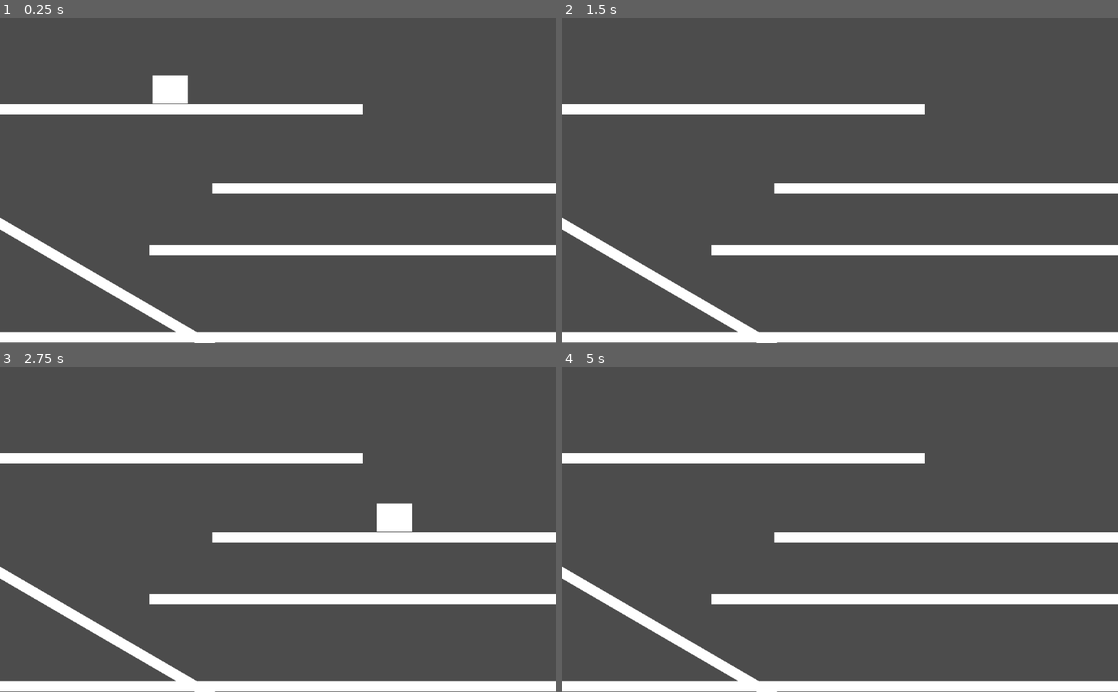
Above: before the commit, frames 1-4 (two rows, left to right).
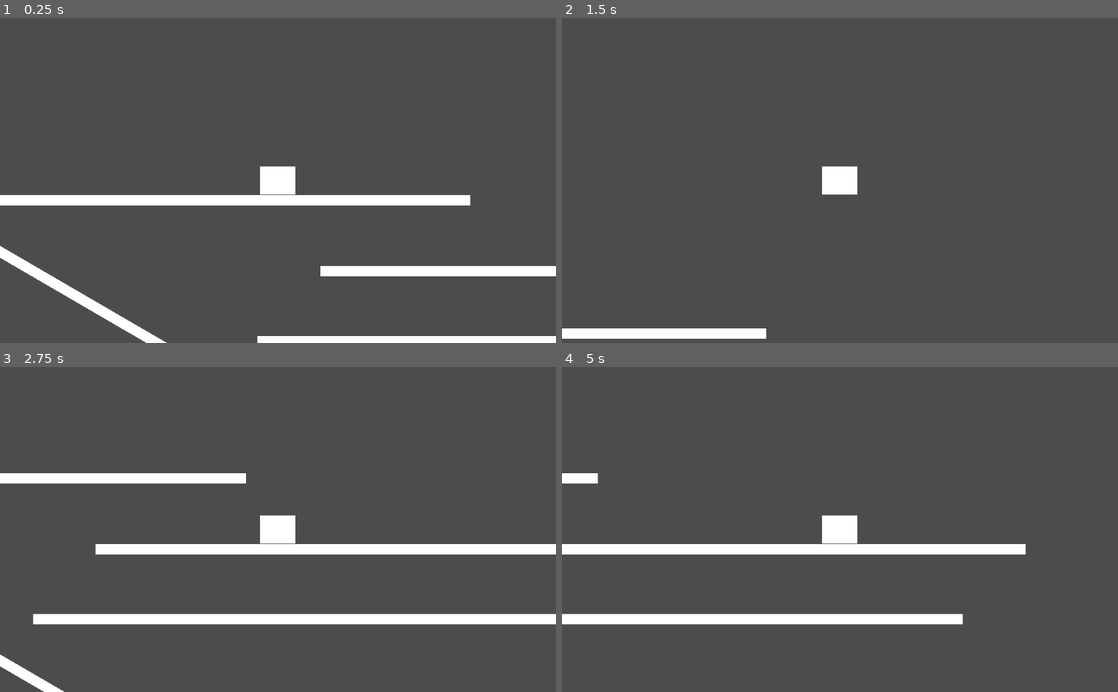
Above: after the commit, the same moments.

Repository: leo1mml/godot-studies
Game: Godot game, scene res://Main.tscn
The game is run twice, just before and just after one commit, with the same random seed, the same clock (stepped at 60 frames per second) and the same inputs.
Inputs:
- Up to frame 1 (0.25 s): no input
- Up to frame 2 (1.5 s): tap Enter at 0.5 s; hold Right (ui_right) from 0.53 s (still down); tap Space (ui_select) at 0.6, 0.77, 1.07, 1.25, 1.35 s
- Up to frame 3 (2.75 s): tap Space (ui_select) at 1.52, 1.82, 2.1 s; release Right (ui_right) at 2.03 s; hold Left (ui_left) from 2.03 s (still down)
- Up to frame 4 (5 s): release Left (ui_left) at 2.78 s; hold Right (ui_right) 2.78-4.28 s; tap Space (ui_select) at 2.85, 3.02, 3.32, 3.6, 3.77, 4.07, 4.35, 4.52, 4.82 s; hold Left (ui_left) from 4.28 s (still down)

The runs differ from the first frame. In frame 1, 16% of the frame differs, in the area x 0-100%, y 17-100%; in frame 2, 11%; in frame 3, 19%, in the area x 0-100%, y 26-100%; in frame 4, 16%.

Commit message:
Update controls

Diff:
--- a/Main.tscn
+++ b/Main.tscn
@@ -30,7 +30,7 @@
 }
 
 [node name="Ground3" type="StaticBody2D" parent="."]
-position = Vector2( 923.138, 314.211 )
+position = Vector2( 923.138, 299.106 )
 collision_layer = 2
 __meta__ = {
 "_edit_group_": true
@@ -40,6 +40,45 @@
 shape = SubResource( 1 )
 
 [node name="ColorRect" type="ColorRect" parent="Ground3"]
+margin_left = -532.0
+margin_top = -9.0
+margin_right = 533.0
+margin_bottom = 10.0
+__meta__ = {
+"_edit_use_anchors_": false
+}
+
+[node name="Ground6" type="StaticBody2D" parent="."]
+position = Vector2( 759.498, 885.692 )
+collision_layer = 2
+__meta__ = {
+"_edit_group_": true
+}
+
+[node name="CollisionShape2D" type="CollisionShape2D" parent="Ground6"]
+shape = SubResource( 1 )
+
+[node name="ColorRect" type="ColorRect" parent="Ground6"]
+margin_left = -532.0
+margin_top = -9.0
+margin_right = 533.0
+margin_bottom = 10.0
+__meta__ = {
+"_edit_use_anchors_": false
+}
+
+[node name="Ground7" type="StaticBody2D" parent="."]
+position = Vector2( 1949.26, 662.611 )
+rotation = -0.375763
+collision_layer = 2
+__meta__ = {
+"_edit_group_": true
+}
+
+[node name="CollisionShape2D" type="CollisionShape2D" parent="Ground7"]
+shape = SubResource( 1 )
+
+[node name="ColorRect" type="ColorRect" parent="Ground7"]
 margin_left = -532.0
 margin_top = -9.0
 margin_right = 533.0
@@ -119,3 +158,6 @@
 __meta__ = {
 "_edit_use_anchors_": false
 }
+
+[node name="Camera2D" type="Camera2D" parent="Player"]
+current = true
--- a/Player.gd
+++ b/Player.gd
@@ -23,7 +23,7 @@
 func get_input(delta):
 	var right = Input.is_action_pressed('ui_right')
 	var left = Input.is_action_pressed('ui_left')
-	var jump = Input.is_action_just_pressed('ui_select')
+	var jump = Input.is_action_just_pressed("jump")
 	time_on_air = time_on_air + delta if !is_on_floor() else 0.0
 
 	if time_on_air <= time_on_air_to_jump and jump:
@@ -34,7 +34,6 @@
 		velocity.x = -run_speed
 	else:
 		velocity.x = 0
-	print(velocity.x)
 
 func _physics_process(delta):
 	velocity.y += gravity * delta
--- a/project.godot
+++ b/project.godot
@@ -19,6 +19,20 @@
 run/main_scene="res://Main.tscn"
 config/icon="res://icon.png"
 
+[input]
+
+jump={
+"deadzone": 0.5,
+"events": [ Object(InputEventKey,"resource_local_to_scene":false,"resource_name":"","device":0,"alt":false,"shift":false,"control":false,"meta":false,"command":false,"pressed":false,"scancode":32,"unicode":0,"echo":false,"script":null)
+, Object(InputEventJoypadButton,"resource_local_to_scene":false,"resource_name":"","device":0,"button_index":0,"pressure":0.0,"pressed":false,"script":null)
+ ]
+}
+move={
+"deadzone": 0.5,
+"events": [ Object(InputEventJoypadMotion,"resource_local_to_scene":false,"resource_name":"","device":0,"axis":0,"axis_value":-1.0,"script":null)
+ ]
+}
+
 [layer_names]
 
 2d_physics/layer_1="Player"
